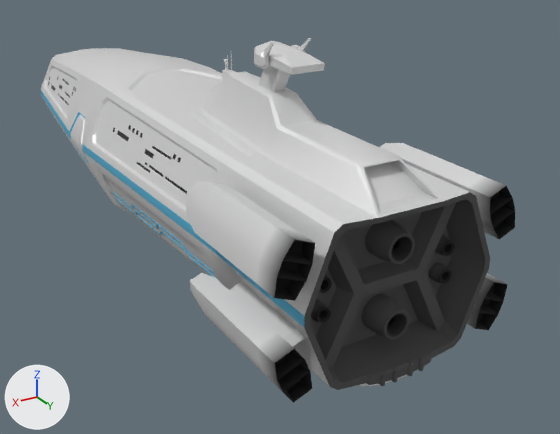
Two versions of the Blender file environment/abandoned_spaceship/abandoned_spaceship.blend, one commit apart.
Before and after are seen from a 50 mm camera at (137.0, 307.0, 112.0) aimed at (-26.0, 34.0, -24.0). The lights are fixed; the arrows at lower left show +X, +Y and +Z. The first picture is the older version.

Objects in the first picture: 'Engine.Big.001', 'Engine.Big.002', 'Ship.Body' and 4 more.
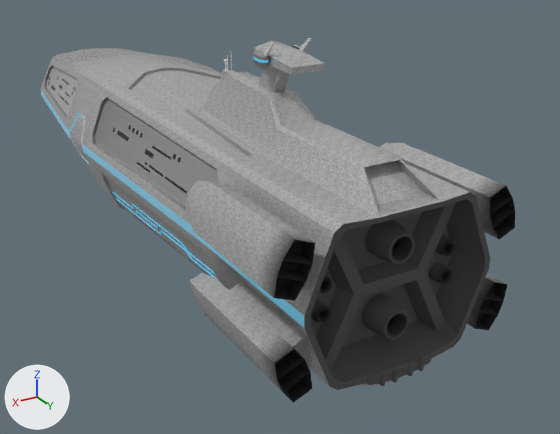
Boxes [x1, y1, x2, y2] around the edits, measured in the pictures (560 x 434 px):
part 1 of me_cube_005, reshaped
    before: [254, 53, 269, 66]
    after: [253, 54, 269, 65]
part 2 of me_cube_005, recoloured (darker)
    both: [41, 41, 506, 387]
part 3 of me_cube_005, recoloured
    both: [103, 45, 305, 210]
part 4 of me_cube_005, recoloured (darker)
    both: [47, 67, 218, 207]
part 5 of me_cube_005, recoloured
    both: [44, 65, 252, 211]
part 6 of me_cube_005, recoloured
    both: [112, 192, 218, 280]
part 7 of me_cube_005, recoloured
    both: [41, 91, 304, 327]

The change, as a diff of the scene's bpy script:
```diff
--- a/environment/abandoned_spaceship/abandoned_spaceship.blend.py
+++ b/environment/abandoned_spaceship/abandoned_spaceship.blend.py
@@ mat_blue_line @@
+mat_blue_line = bpy.data.materials.new('Blue_Line')
+# nodes: BsdfPrincipled, OutputMaterial, RGB
+# colours: cyan #58c1e7
@@ mat_metal_dark3 @@
+mat_metal_dark3 = bpy.data.materials.new('Metal.Dark3')
+# nodes: BsdfPrincipled, Mix, OutputMaterial, RGB, VertexColor
+# colours: grey #7e7e7e, mixed with the vertex colours
@@ mat_metal_dark2 @@
+mat_metal_dark2 = bpy.data.materials.new('Metal.Dark2')
+# nodes: BsdfPrincipled, Mix, OutputMaterial, RGB, VertexColor
+# colours: grey #9f9f9f, mixed with the vertex colours
@@ mat_gray_border @@
+mat_gray_border = bpy.data.materials.new('Gray_Border')
+# uses the picture img_gray_line_png
+# uses the picture img_line_n_png
@@ mat_hex_panels @@
+mat_hex_panels = bpy.data.materials.new('Hex_Panels')
+# uses the picture img_hex_plates_n_png
+# uses the picture img_hex_plates_png
@@ mat_blue_border @@
+mat_blue_border = bpy.data.materials.new('Blue_Border')
+# colours: cyan #58c1e7
+# uses the picture img_blue_line_png
+# uses the picture img_line_n_png
@@ mat_hex_panels_light @@
+mat_hex_panels_light = bpy.data.materials.new('Hex_Panels_Light')
+# uses the picture img_hex_plates_light_n_png
+# uses the picture img_hex_plates_light_png
@@ me_cube_005 @@
-me_cube_005.from_pydata(...)  # 1405 vertices, 1280 faces; spans x -45.0..45.0, y -154.0..153.0, z -38.0..64.0
+me_cube_005.from_pydata(...)  # 1429 vertices, 1299 faces; spans x -45.0..45.0, y -154.0..153.0, z -38.0..64.0
+# me_cube_005 part 1
+# 14 faces are deleted
+# 24 vertices are added at x -9.0..9.0, y 74.0..82.0, z 57.0..58.0
+# 20 new faces join them, mat_metal_dark3
+# 4 new faces join them, mat_metal_dark
+# 10 new faces join them, mat_blue_line
+# me_cube_005 part 2: 529 faces spanning x -45.0..45.0, y -154.0..151.0, z -38.0..62.0 switch from mat_metal to mat_hex_panels
+# me_cube_005 part 3: 50 faces spanning x -36.0..36.0, y -23.0..82.0, z -33.0..60.0 switch from mat_metal to mat_metal_dark2
+# me_cube_005 part 4: 112 faces spanning x -37.0..37.0, y -140.0..84.0, z 5.0..24.0 switch from mat_metal to mat_hex_panels_light
+# me_cube_005 part 5: 48 faces spanning x -38.0..38.0, y -142.0..87.0, z 5.0..34.0 switch from mat_metal to mat_gray_border
+# me_cube_005 part 6: 102 faces spanning x -32.0..32.0, y -22.0..82.0, z -24.0..-15.0 switch from mat_metal_blue (cyan #58c1e7) to mat_blue_line
+# me_cube_005 part 7: 31 faces spanning x -39.0..39.0, y -154.0..150.0, z -11.0..12.0 switch from mat_metal_blue (cyan #58c1e7) to mat_blue_border
+# other edits to the shape of me_cube_005 do not show in these pictures
 me_cube_005.materials.append(mat_metal_dark)
 me_cube_005.materials.append(mat_metal_black)
+me_cube_005.materials.append(mat_metal_dark3)
```
